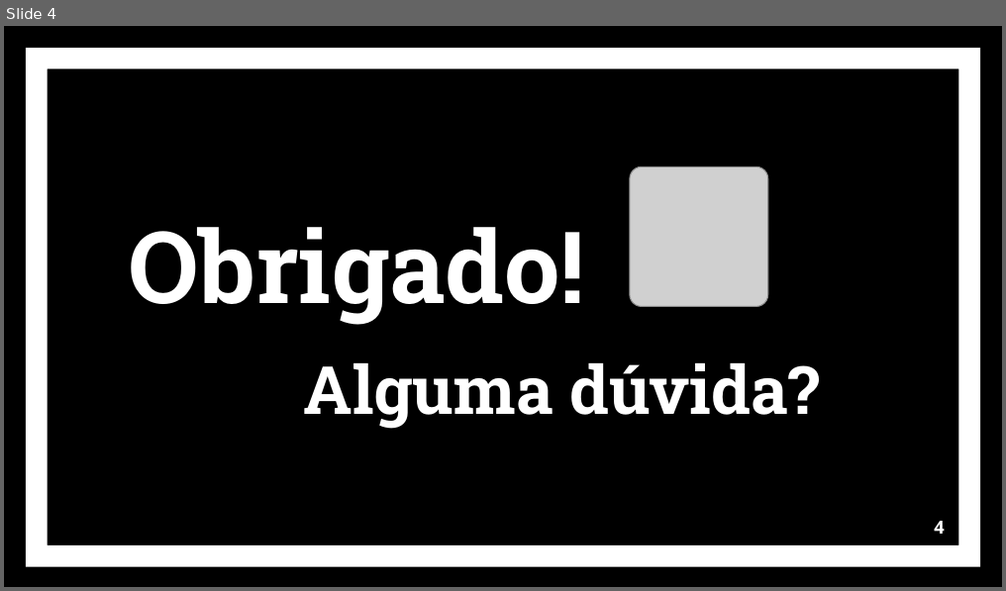
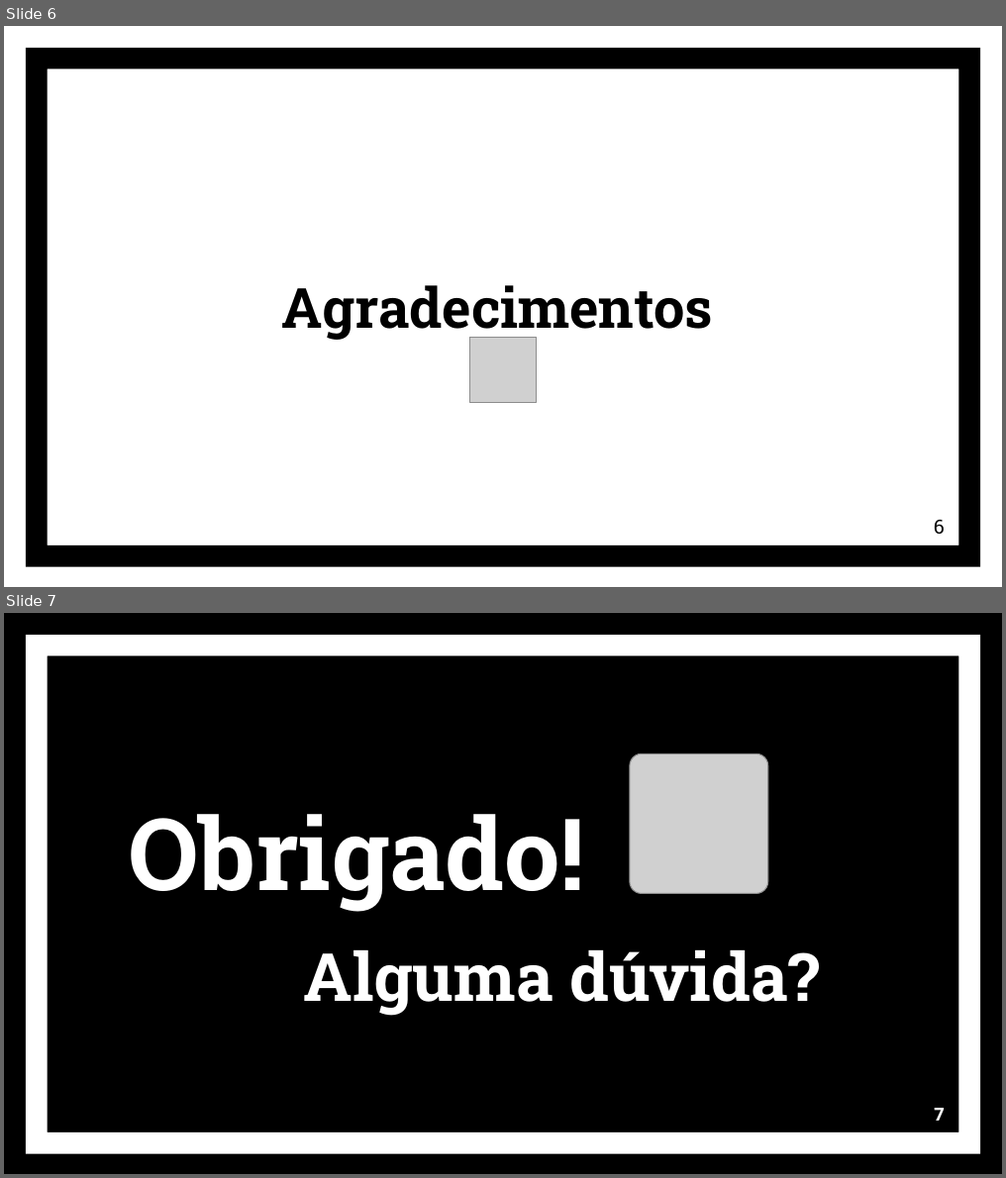
Before and after one commit to matheussOliveira1/projeto_Individual, a slide deck: site/public/DOCS_SLIDES/slides_WebDemon.pptx. Shown one above the other, each under a label of ours: slide 4 before the commit, slides 6 and 7 after it. The pictures are 1006x591 and 1006x1178 pixels, drawn with LibreOffice and Linux fonts; fonts in the diff are those of the drawing; grey boxes stand for pictures. Boxes give left, top, right and bottom in pixels: in the first picture for what was removed or moved away, otherwise in the second. Text is boxed around its words. In the diff, an @@ line names an element or a change of style, - is before the commit and + after.

```diff
--- a/site/public/DOCS_SLIDES/slides_WebDemon.pptx
+++ b/site/public/DOCS_SLIDES/slides_WebDemon.pptx
@@ slide 6 added at (4, 26, 1002, 587), background #FFFFFF @@
@@ frame added at (26, 48, 981, 568), fill #000000 @@
@@ title added at (282, 285, 714, 342), 40 pt, text #000000, bold @@
+Agradecimentos
@@ picture added at (470, 337, 536, 403) @@
@@ page number added at (934, 520, 944, 534), 14 pt, text #000000 @@
+6
@@ what was slide 4 is now slide 7 @@
@@ page number at (934, 1108, 944, 1121): text changed @@
-4
+7
```
Also in this commit, not shown: 3 slides changed, 2 other slides added, 30 other files.
